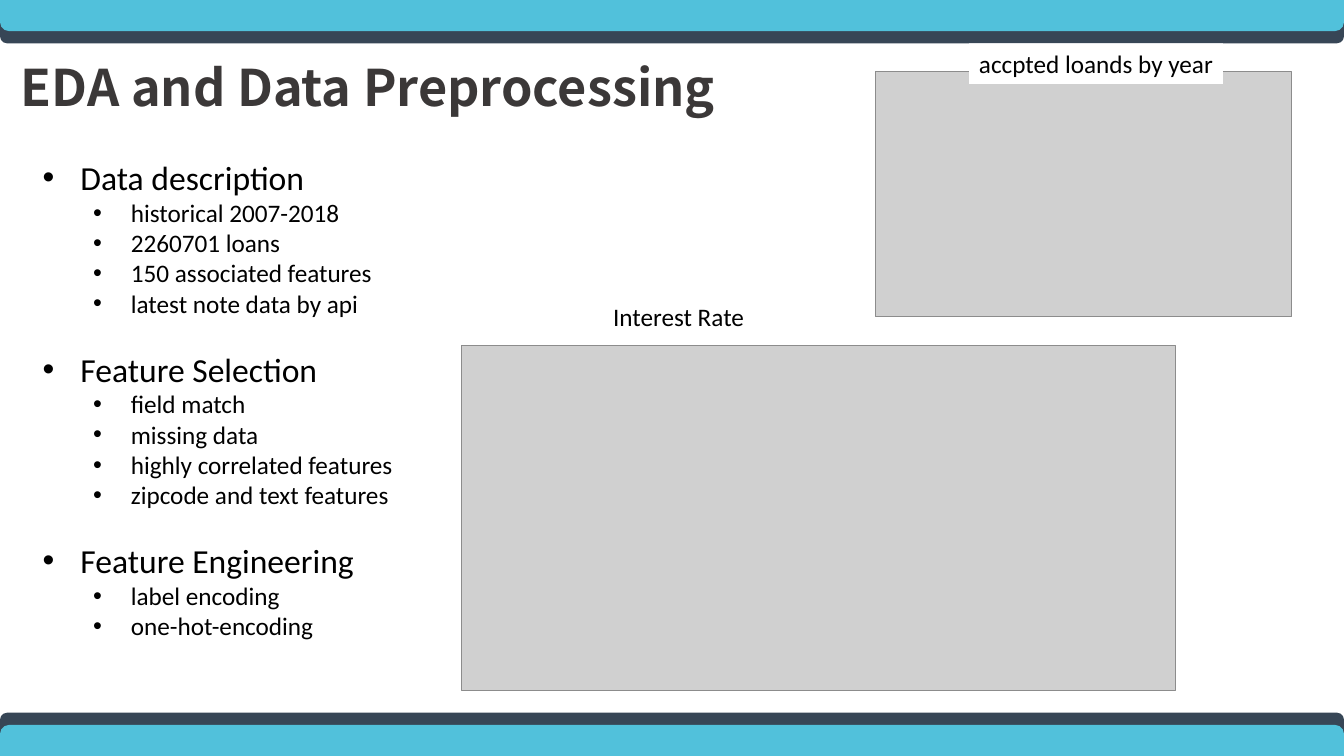
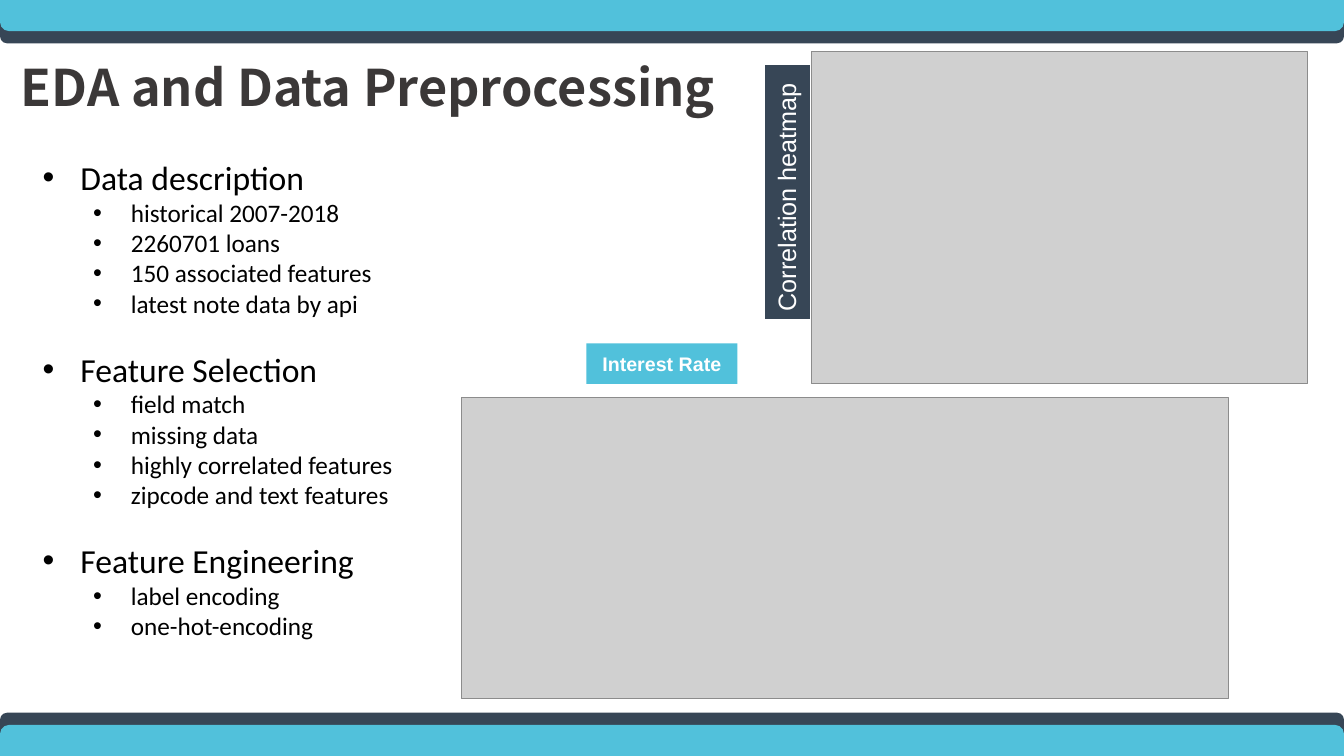
Before and after one commit to pkuhugo/Fintech_Lending_Club, a slide deck: slide 3 of 20200812_lending_club.pptx. Drawn at 1344x756 pixels with LibreOffice and Linux fonts; fonts in the diff are those of the drawing; grey boxes stand for pictures. Boxes give left, top, right and bottom in pixels: in the first picture for what was removed or moved away, otherwise in the second. Text is boxed around its words. In the diff, an @@ line names an element or a change of style, - is before the commit and + after.

```diff
--- a/20200812_lending_club.pptx
+++ b/20200812_lending_club.pptx
@@ picture: place and size @@
-picture at (875, 72, 1292, 317)
+picture at (812, 51, 1309, 384)
@@ rectangle removed at (969, 43, 1223, 84) @@
-accpted loands by year
@@ rectangle added at (765, 64, 812, 320), fill #374656, outline #FFFFFF 1 pt, 18 pt, text #FFFFFF @@
+Correlation heatmap
@@ rectangle "Interest Rate": place and size @@
-rectangle "Interest Rate" at (613, 309, 744, 327)
+rectangle "Interest Rate" at (587, 344, 738, 384)
@@ rectangle "Interest Rate" at (587, 344, 738, 384): size 18 to 14 pt, font Calibri to Arial, text colour #000000 to #FFFFFF, bold on; alignment left to centre; vertical alignment top to middle; fill none to #51C1DB @@
@@ picture: place and size @@
-picture at (462, 346, 1177, 691)
+picture at (462, 398, 1229, 699)
```
Also in this commit, not shown: 1 other slide changed, 1 other file.
